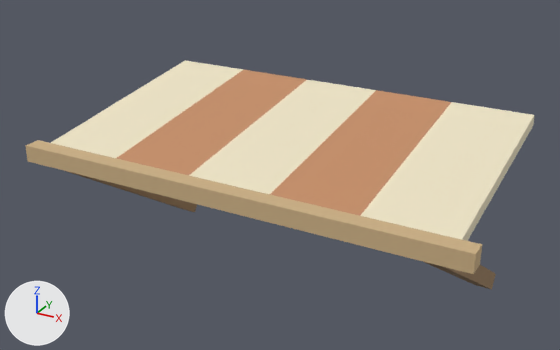
The glTF model public/assets/models/door_awning.glb as it was, and as the next commit left it.
Rendered twice from a 50 mm lens placed at (1.296, -2.672, 3.227), pointed at (-0.045, -0.233, 2.008). The axes (+X, +Y, +Z) are drawn at lower left. The lights are the same throughout. The older version comes first. Vertices at exactly the same position are counted once.

Names of what the first picture shows: 'door_awning.001'.
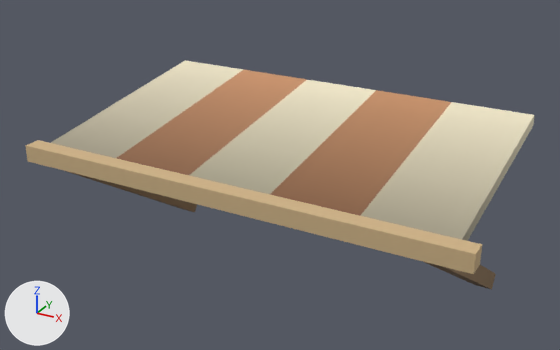
Changed parts and their boxes (x1, y1, x2, y2) in the pictures (560 x 350 px):
part 1 of me_cube_2282, recoloured: (48, 74, 525, 274) in both
part 2 of me_cube_2282, recoloured: (99, 180, 496, 289) in both
part 3 of me_cube_2282, recoloured (orange to brown): (117, 88, 434, 216) in both

The change, as a diff of the scene's bpy script:
```diff
--- a/public/assets/models/door_awning.glb.py
+++ b/public/assets/models/door_awning.glb.py
@@ me_cube_2282 @@
 me_cube_2282.from_pydata(...)  # 52 vertices, 96 faces; spans x -0.86..0.86, y -0.74..0.22, z 1.55..2.26
 # used by ob_door_awning_001; location = (0.0, 0.0, 0.0)
+# me_cube_2282 part 1: 29 faces centred in x -0.86..0.86, y -0.74..0.22, z 2.11..2.24 are repainted in the vertex colours; the middle colour goes from beige #efe5c7 to beige #d2b589
+# me_cube_2282 part 2: 24 faces centred in x -0.75..0.75, y -0.66..0.11, z 1.57..2.08 are repainted in the vertex colours; the middle colour goes from brown #9b7e5d to brown #80684b
+# me_cube_2282 part 3: 29 faces centred in x -0.86..0.48, y -0.72..0.22, z 2.09..2.24 are repainted in the vertex colours; the middle colour goes from orange #c79069 to brown #845f45
 me_cube_2282.materials.append(mat_capernaum_vertex_palette_012)
```
